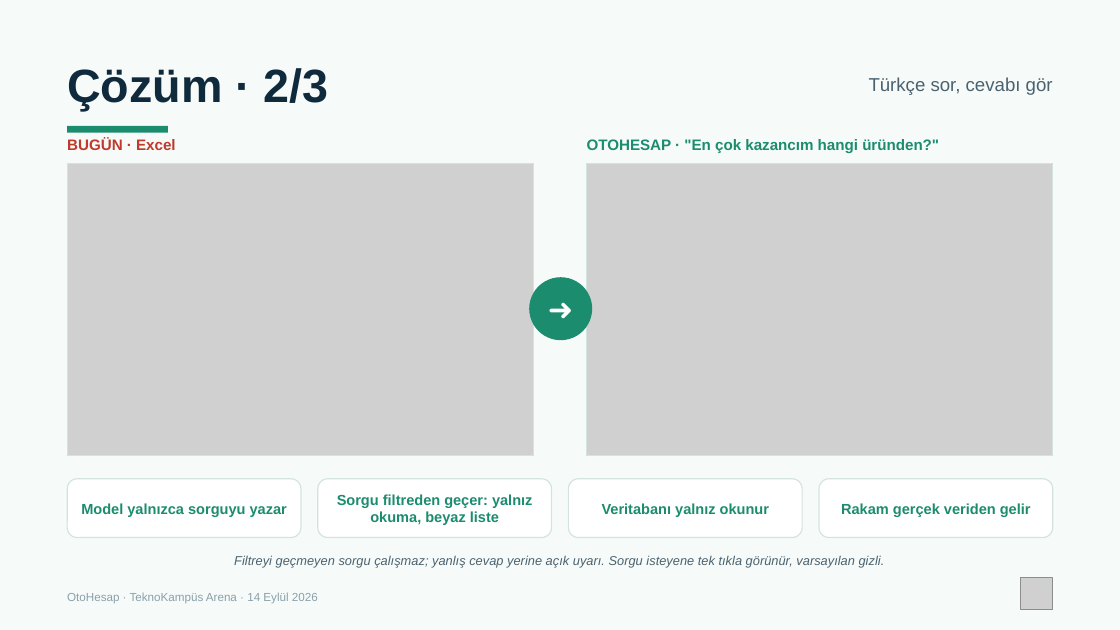
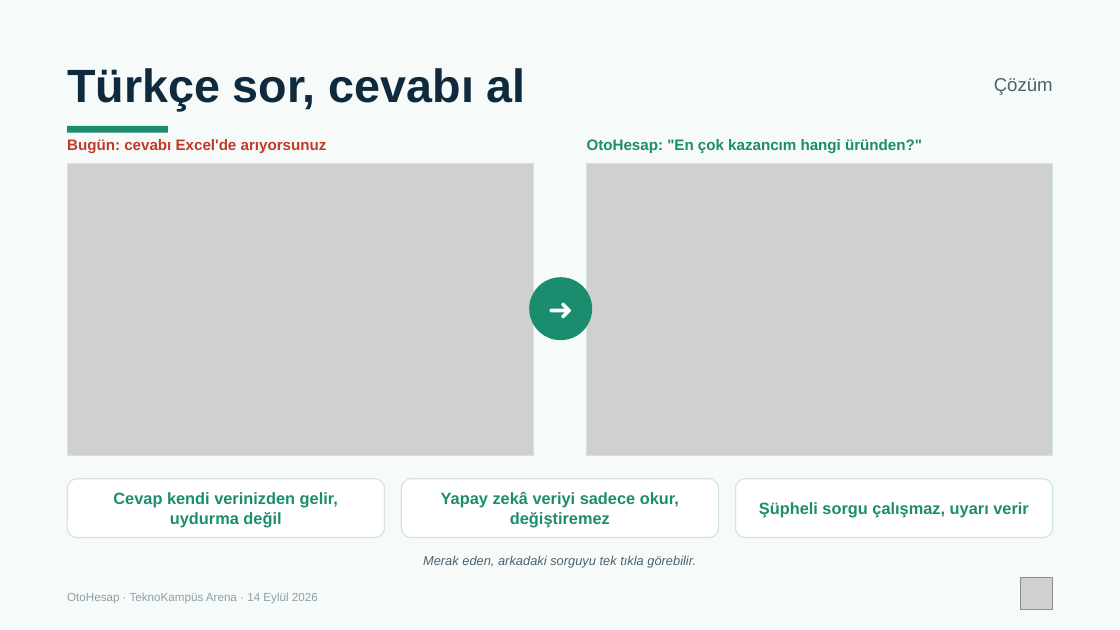
Before and after one commit to Farukes/Oto-Hesap, a slide deck: slide 4 of docs/sunum/OtoHesap-3dk.pptx. Drawn at 1120x630 pixels with LibreOffice and Linux fonts; fonts in the diff are those of the drawing; grey boxes stand for pictures. Boxes give left, top, right and bottom in pixels: in the first picture for what was removed or moved away, otherwise in the second. Text is boxed around its words. In the diff, an @@ line names an element or a change of style, - is before the commit and + after.

Commit message:
docs(sunum): ekip geri bildirimi — net Problem cümlesi, sayfaya özel başlıklar, roller/1 gün/Trendyol kaldırıldı, düz Türkçe

```diff
--- a/docs/sunum/OtoHesap-3dk.pptx
+++ b/docs/sunum/OtoHesap-3dk.pptx
@@ text at box(67, 68, 526, 111): text changed @@
-Çözüm · 2/3
+Türkçe sor, cevabı al
@@ text at box(994, 78, 1053, 95): text changed @@
-Türkçe sor, cevabı gör
+Çözüm
@@ text at box(67, 139, 327, 153): text changed @@
-BUGÜN · Excel
+Bugün: cevabı Excel'de arıyorsunuz
@@ text at box(587, 139, 922, 153): text changed @@
-OTOHESAP · "En çok kazancım hangi üründen?"
+OtoHesap: "En çok kazancım hangi üründen?"
@@ rounded rectangle: place and size @@
-rounded rectangle at box(67, 479, 301, 538)
+rounded rectangle at box(67, 479, 385, 538)
@@ rounded rectangle: place and size @@
-rounded rectangle at box(318, 479, 551, 538)
+rounded rectangle at box(402, 479, 719, 538)
@@ rounded rectangle: place and size @@
-rounded rectangle at box(569, 479, 802, 538)
+rounded rectangle at box(736, 479, 1054, 538)
@@ rounded rectangle removed at box(819, 479, 1053, 538) @@
@@ text at box(113, 492, 338, 528): text changed; size 12.5 to 14 pt @@
-Model yalnızca sorguyu yazar
+Cevap kendi verinizden gelir, uydurma değil
@@ text at box(441, 491, 679, 528): text changed; size 12.5 to 14 pt @@
-Sorgu filtreden geçer: yalnız okuma, beyaz liste
+Yapay zekâ veriyi sadece okur, değiştiremez
@@ text removed at box(602, 503, 769, 517) @@
-Veritabanı yalnız okunur
@@ text added at box(759, 502, 1028, 518), 14 pt, text #1C8C6E, bold @@
+Şüpheli sorgu çalışmaz, uyarı verir
@@ text removed at box(841, 503, 1031, 517) @@
-Rakam gerçek veriden gelir
@@ text at box(423, 555, 696, 568): text changed @@
-Filtreyi geçmeyen sorgu çalışmaz; yanlış cevap yerine açık uyarı. Sorgu isteyene tek tıkla görünür, varsayılan gizli.
+Merak eden, arkadaki sorguyu tek tıkla görebilir.
```
Also in this commit, not shown: 5 other slides changed, 3 other files.
